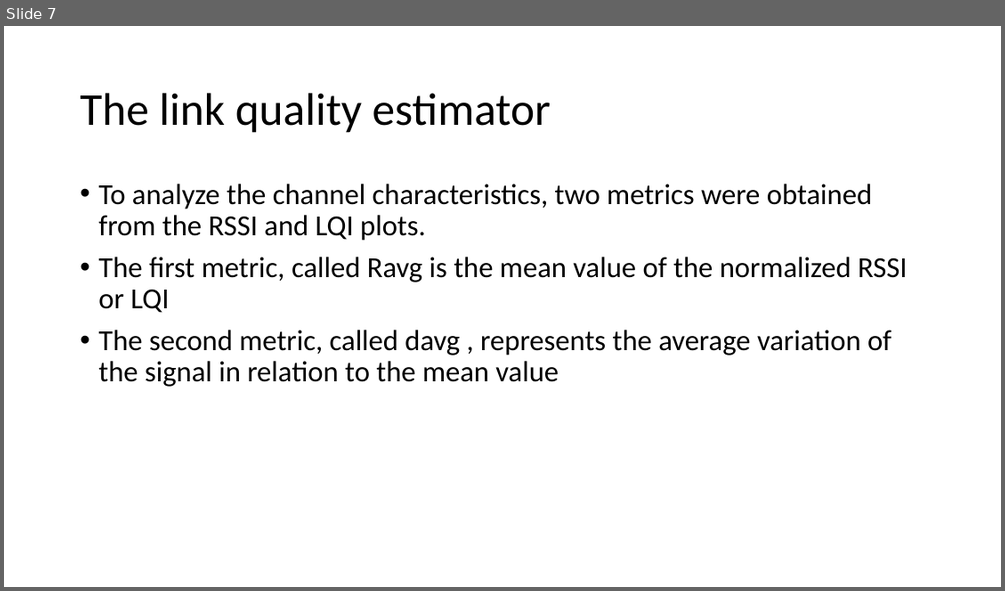
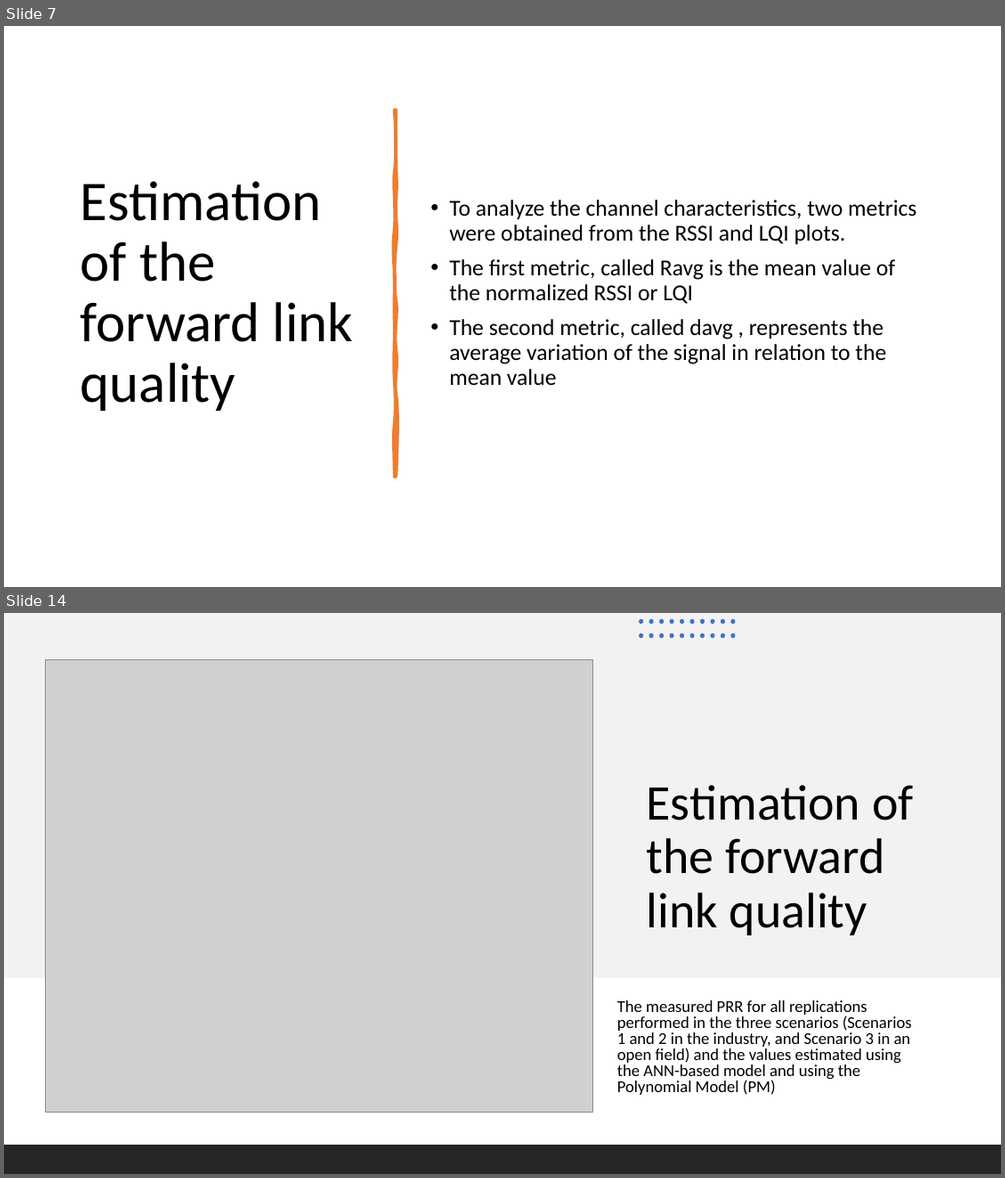
Before and after one commit to huynn8/paper_draft, a slide deck: Real-time link quality estimation for industrial wireless sensor networks using de dicate d nodes.pptx. Shown one above the other, each under a label of ours: slide 7 before the commit, slides 7 and 14 after it; the slides between them are not shown. The pictures are 1005x591 and 1005x1178 pixels, drawn with LibreOffice and Linux fonts; fonts in the diff are those of the drawing; grey boxes stand for pictures. Boxes give left, top, right and bottom in pixels: in the first picture for what was removed or moved away, otherwise in the second. Text is boxed around its words. In the diff, an @@ line names an element or a change of style, - is before the commit and + after.

```diff
--- a/Real-time link quality estimation for industrial wireless sensor networks using de dicate d nodes.pptx
+++ b/Real-time link quality estimation for industrial wireless sensor networks using de dicate d nodes.pptx
@@ slide 14 added at bbox=[4, 613, 1001, 1174], background #FFFFFF @@
@@ rectangle added at bbox=[4, 613, 1001, 978], fill #F2F2F2 @@
@@ group added at bbox=[639, 619, 736, 638]: 20 ellipses @@
@@ picture added at bbox=[46, 660, 593, 1111] @@
@@ title added at bbox=[647, 785, 914, 935], 48 pt, text #000000 @@
+Estimation of the forward link quality
@@ text added at bbox=[617, 1000, 912, 1094], 16 pt, text #000000 @@
+The measured PRR for all replications performed in the three scenarios (Scenarios 1 and 2 in the industry, and Scenario 3 in an open field) and the values estimated using the ANN-based model and using the Polynomial Model (PM)
@@ rectangle added at bbox=[4, 1144, 1001, 1174], fill #262626 @@
@@ slide 7 changed as well @@
@@ text "To analyze the channel characteristics, ...": place and size @@
-text "To analyze the channel characteristics, ..." at bbox=[98, 184, 906, 386]
+text "To analyze the channel characteristics, ..." at bbox=[449, 200, 916, 386]
@@ text "To analyze the channel characteristics, ..." at bbox=[449, 200, 916, 386]: size 28 to 22 pt; vertical alignment top to middle @@
@@ freeform shape added at bbox=[395, 110, 396, 476], fill #ED7D31, outline #ED7D31 3.25 pt @@
@@ title at bbox=[81, 181, 354, 410]: text changed; size 44 to 54 pt @@
-The link quality estimator
+Estimation of the forward link quality
```
Also in this commit, not shown: 7 other slides changed, 21 other slides added, 1 slide removed.
